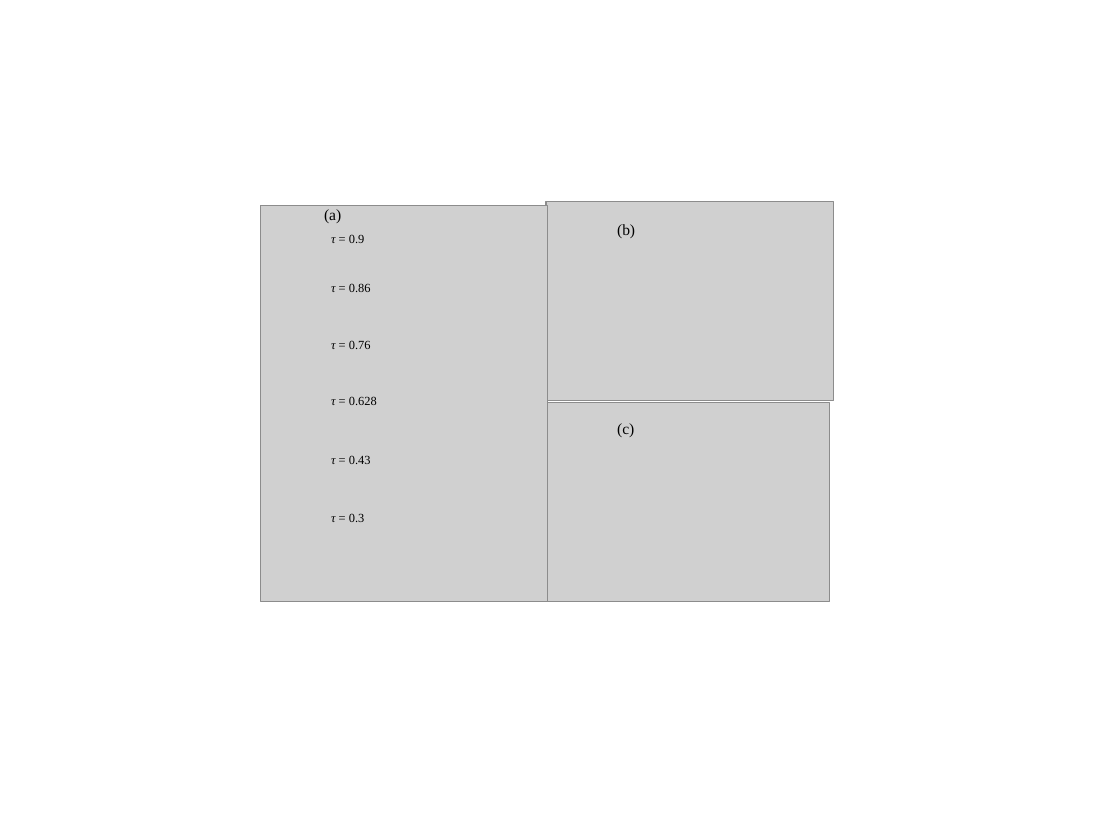
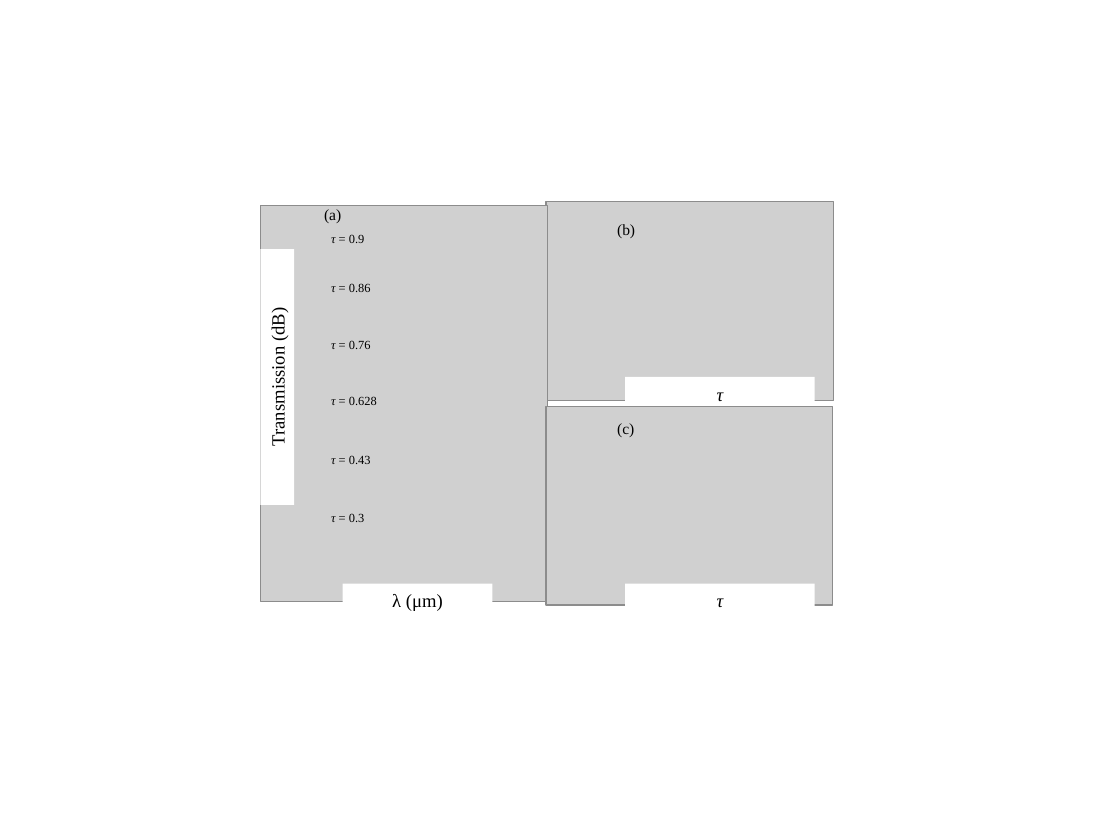
Before and after one commit to huangqiangsheng/thesis, a slide deck: slide 5 of thesis_v1/Pictures/chapt5.pptx. Drawn at 1120x840 pixels with LibreOffice and Linux fonts; fonts in the diff are those of the drawing; grey boxes stand for pictures. Boxes give left, top, right and bottom in pixels: in the first picture for what was removed or moved away, otherwise in the second. Text is boxed around its words. In the diff, an @@ line names an element or a change of style, - is before the commit and + after.

```diff
--- a/thesis_v1/Pictures/chapt5.pptx
+++ b/thesis_v1/Pictures/chapt5.pptx
@@ picture: place and size @@
-picture at box(543, 403, 830, 601)
+picture at box(547, 407, 833, 605)
@@ group added at box(260, 249, 814, 617): 4 rectangles @@
+Transmission (dB)
+λ (μm)
+τ
+τ
```
Also in this commit, not shown: 2 other slides changed, 1 slide added, 5 slides removed, 19 other files.
